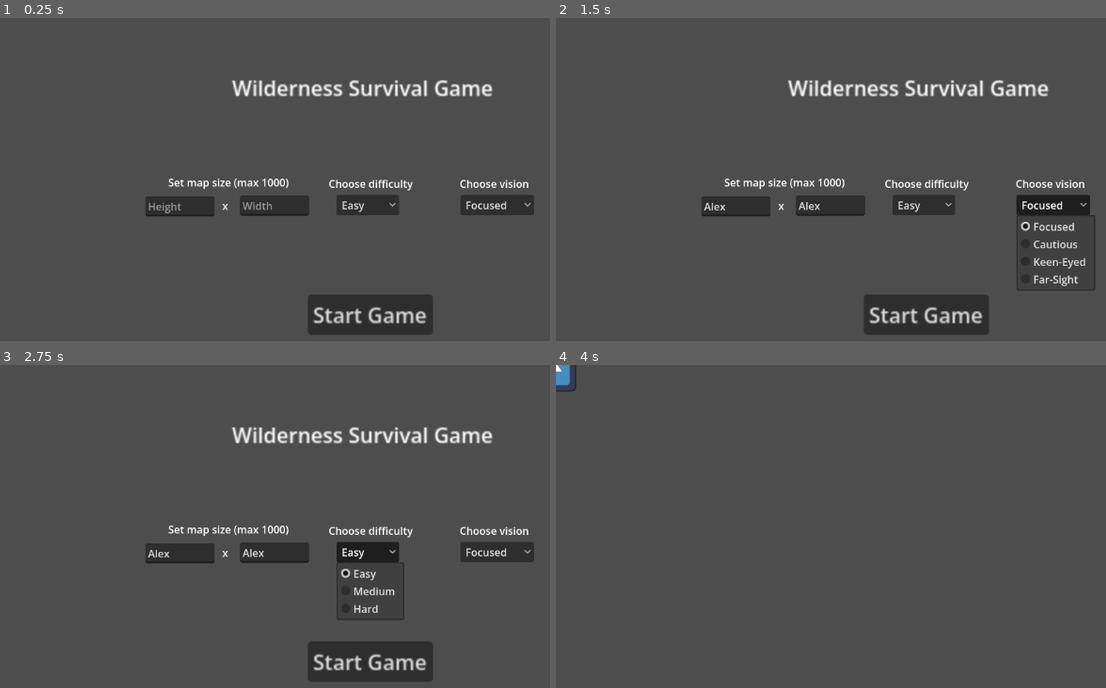
Above: before the commit, frames 1-4 (two rows, left to right).
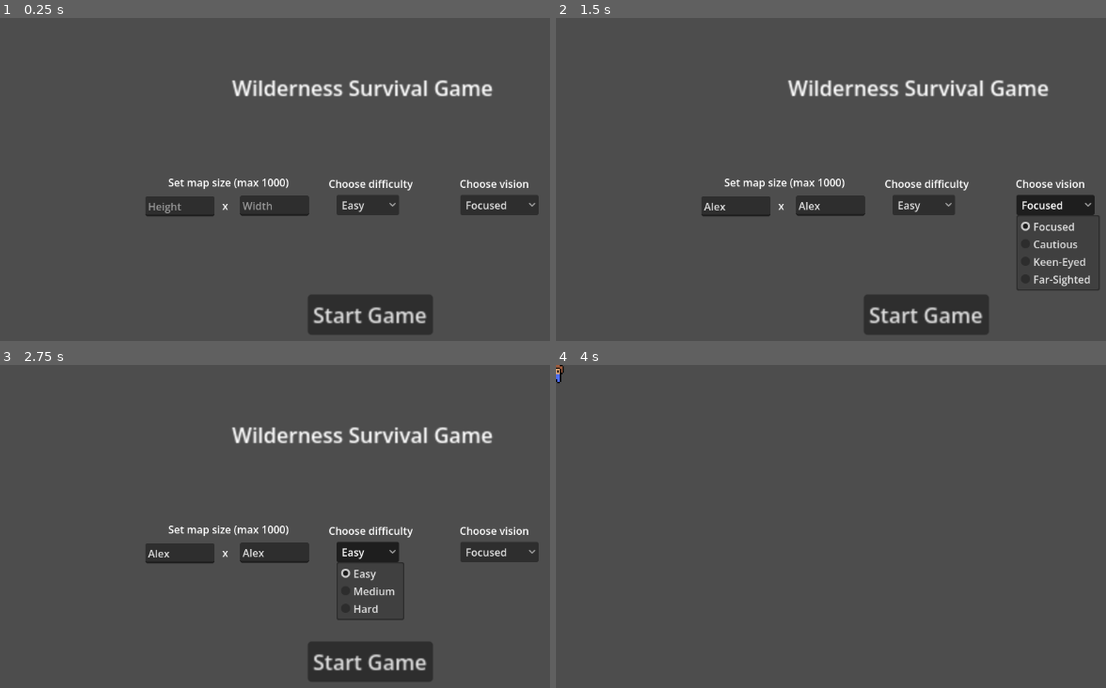
Above: after the commit, the same moments.

Repository: MLJoson/CS_3560_Final_WSS
Game: Godot game, scene res://Scenes/StartMenu.tscn
Two runs of this game, one before a commit and one after it. Both use one fixed random seed, a clock stepped at 60 frames per second and the inputs below. The engine's default icon, where the game draws it, is replaced by a stand-in: a white triangle on a blue panel in a dark square.
Inputs (mouse positions are in pixels of both pictures, inside the frame that each line leads up to):
- Up to frame 1 (0.25 s): no input
- Up to frame 2 (1.5 s): click (737, 205) at 0.52 s; type "Alex" at 0.6 s; click (831, 205) at 0.75 s; type "Alex" at 0.83 s; click "Focused" at 1.25 s
- Up to frame 3 (2.75 s): click "Easy" at 2 s
- Up to frame 4 (4 s): click "Easy" at 2.75 s; click "Start Game" at 3.5 s

The runs differ from the first frame. In frame 1, less than 0.1% of the frame differs, in the area x 95-98%, y 54-62%; in frame 2, 0.1%; in frame 3, less than 0.1%; in frame 4, 0.2%, in the area x 0-4%, y 0-9%.

Commit message:
Added item grabbing, fixed vision, playerstats, updated sprite

Diff:
--- a/wss/Assets/FOOD.tscn
+++ b/wss/Assets/FOOD.tscn
@@ -1,6 +1,8 @@
 [gd_scene format=3 uid="uid://pmu632p6pthq"]
 
 [ext_resource type="Texture2D" uid="uid://db01bqmoyqmu4" path="res://Assets/Textures/pixil-frame-0 (4).png" id="1_k404l"]
+[ext_resource type="Script" uid="uid://cq5bdvy4jn268" path="res://Scripts/appleIten.gd" id="2_jall8"]
 
 [node name="Food" type="Sprite2D" unique_id=1223849742]
 texture = ExtResource("1_k404l")
+script = ExtResource("2_jall8")
--- a/wss/Assets/GOLD.tscn
+++ b/wss/Assets/GOLD.tscn
@@ -1,6 +1,8 @@
 [gd_scene format=3 uid="uid://im0x4mufdgio"]
 
 [ext_resource type="Texture2D" uid="uid://ckj6heapihgjt" path="res://Assets/Textures/pixil-frame-0 (6).png" id="1_f0ccu"]
+[ext_resource type="Script" uid="uid://dxvmiispy36ot" path="res://Scripts/goldItem.gd" id="2_bgoyr"]
 
 [node name="Gold" type="Sprite2D" unique_id=1223849742]
 texture = ExtResource("1_f0ccu")
+script = ExtResource("2_bgoyr")
--- a/wss/Assets/WATER.tscn
+++ b/wss/Assets/WATER.tscn
@@ -1,6 +1,8 @@
 [gd_scene format=3 uid="uid://dk77wpr0k8uti"]
 
 [ext_resource type="Texture2D" uid="uid://d3dba3lhjlo1b" path="res://Assets/Textures/pixil-frame-0 (5).png" id="1_mfx1y"]
+[ext_resource type="Script" uid="uid://d0pkuctbt2if1" path="res://Scripts/waterItem.gd" id="2_813e6"]
 
 [node name="Water" type="Sprite2D" unique_id=1223849742]
 texture = ExtResource("1_mfx1y")
+script = ExtResource("2_813e6")
--- a/wss/Assets/thePlayer.tscn
+++ b/wss/Assets/thePlayer.tscn
@@ -1,7 +1,7 @@
 [gd_scene format=3 uid="uid://csdy0bqtvnsv7"]
 
 [ext_resource type="Script" uid="uid://dbuyfmbxupixr" path="res://Scripts/theBrain.gd" id="1_eibng"]
-[ext_resource type="Texture2D" uid="uid://mxip60t6xl2f" path="res://icon.svg" id="1_pyyld"]
+[ext_resource type="Texture2D" uid="uid://c35pn0p8fiws7" path="res://Assets/Textures/pixil-frame-0 (7).png" id="2_eibng"]
 
 [sub_resource type="RectangleShape2D" id="RectangleShape2D_vrt7q"]
 size = Vector2(50, 50)
@@ -13,5 +13,4 @@
 shape = SubResource("RectangleShape2D_vrt7q")
 
 [node name="Sprite2D" type="Sprite2D" parent="." unique_id=764523882]
-scale = Vector2(0.5, 0.5)
-texture = ExtResource("1_pyyld")
+texture = ExtResource("2_eibng")
--- a/wss/Scenes/StartMenu.tscn
+++ b/wss/Scenes/StartMenu.tscn
@@ -113,7 +113,7 @@
 popup/item_1/id = 1
 popup/item_2/text = "Keen-Eyed"
 popup/item_2/id = 2
-popup/item_3/text = "Far-Sight"
+popup/item_3/text = "Far-Sighted"
 popup/item_3/id = 3
 
 [connection signal="pressed" from="Button" to="." method="_on_button_pressed"]
--- a/wss/Scenes/theMap.tscn
+++ b/wss/Scenes/theMap.tscn
@@ -1,6 +1,6 @@
 [gd_scene format=3 uid="uid://cddut0bxrbb15"]
 
-[ext_resource type="Script" uid="uid://b05tuk16rdkj1" path="res://Scenes/the_map.gd" id="1_l1tcm"]
+[ext_resource type="Script" uid="uid://b05tuk16rdkj1" path="res://Scripts/the_map.gd" id="1_l1tcm"]
 [ext_resource type="Script" uid="uid://dylu7bsvv65ls" path="res://Scripts/camera_2d.gd" id="2_el780"]
 
 [node name="Node2D" type="Node2D" unique_id=245022687]
--- /dev/null
+++ b/wss/Scripts/appleIten.gd
@@ -0,0 +1,4 @@
+extends "res://Scripts/item.gd"
+
+func apply_effect():
+	Player.food += 10
--- a/wss/Scripts/global_settings.gd
+++ b/wss/Scripts/global_settings.gd
@@ -4,6 +4,7 @@
 var map_height = 20
 var difficulty = ""
 var vision = ""
+
 
 #check user intput
 func get_valid_size(text):
@@ -20,6 +21,7 @@
 	return value
 
 func _on_button_pressed() -> void:
+	Player.reset()
 	var width = get_valid_size($widthText.text)
 	var height = get_valid_size($heightText.text)
 
--- /dev/null
+++ b/wss/Scripts/goldItem.gd
@@ -0,0 +1,4 @@
+extends "res://Scripts/item.gd"
+
+func apply_effect():
+	Player.gold += 1
--- /dev/null
+++ b/wss/Scripts/item.gd
@@ -0,0 +1,11 @@
+extends Node2D
+#This program is the main class for collecting items and updating player stats
+
+#Called when player collects the item
+func collect():
+	apply_effect()
+	queue_free()  # remove item from scene
+
+#To be overridden by child scripts
+func apply_effect():
+	pass
--- a/wss/Scripts/player.gd
+++ b/wss/Scripts/player.gd
@@ -1,14 +1,50 @@
-extends CharacterBody2D
+extends Node
 
-class_name player
 
-#max stats
-var maxStrength
-var maxWater
-var maxFood
+#Setting player stats
+var MAX_STRENGTH: int = 100
+var MAX_FOOD: int = 50
+var MAX_WATER: int = 50
 
-#current stats
-var currStrength
-var currWater
-var currFood
-var currGold
+var strength: int = 100 #may use this
+var food: int = 25
+var water: int = 25
+var gold: int = 0
+
+func apply_movement_cost(terrain):
+	match terrain:
+		0: #GRASS
+			strength -= 1
+			water -= 1
+			food -= 1
+
+		1: #DESERT
+			strength -= 2
+			food -= 2
+			water -= 3
+
+		2: #MOUNTAIN
+			strength -= 3
+			food -= 3
+			water -= 1
+
+		3: #SWAMP
+			strength -= 2
+			water -= 2
+			food -= 2
+
+	#in the event the player goes under
+	strength = max(strength, 0)
+	food = max(food, 0)
+	water = max(water, 0)
+	print("Strenght: ", strength)
+	print("Food: ", food)
+	print("Water ", water)
+
+
+#Resets when game resets
+func reset():
+	strength = 100 #may use this
+	food = 25
+	water = 25
+	gold = 0
--- a/wss/Scripts/theBrain.gd
+++ b/wss/Scripts/theBrain.gd
@@ -11,21 +11,21 @@
 
 	match vision_type:
 		"Focused":
-			vision_range = 2
+			vision_range = 1
 			directions = [
 				Vector2i(1,0),
 				Vector2i(1,1),
 				Vector2i(1,-1)
 			]
 		"Cautious":
-			vision_range = 4
+			vision_range = 1
 			directions = [
 				Vector2i(1,0),
 				Vector2i(0,1),
 				Vector2i(0,-1)
 			]
 		"Keen-Eyed":
-			vision_range = 6
+			vision_range = 1
 			directions = [
 				Vector2i(1,0),
 				Vector2i(0,1),
@@ -35,7 +35,7 @@
 				Vector2i(2,0)
 			]
 		"Far-Sighted":
-			vision_range = 8
+			vision_range = 1
 			directions = [
 				Vector2i(1,0),
 				Vector2i(0,1),
@@ -94,21 +94,49 @@
 	var direction = (target_pos - position).normalized()
 	position += direction * speed * delta
 
-	# Snap when close enough
+	#Snap when close enough
 	if position.distance_to(target_pos) < 5:
 		position = target_pos
 		path.pop_front() # move to next tile
+		collect_item_at_tile(target_tile)
+		apply_movement_cost(target_tile)
 		get_parent().update_visibility()
+
+#get the movement cost of the movement per step
+func apply_movement_cost(tile_pos: Vector2i):
+	var map = get_parent()
+	var terrain = map.map[tile_pos.x][tile_pos.y]
+	Player.apply_movement_cost(terrain)
+
+#get the visible and clickable tiles
+func get_visible_offsets():
+	var tiles = []
+
+	for dir in directions:
+		for i in range(1, vision_range + 1):
+			var base = dir * i
+			tiles.append(base)
+
+			# widen shape
+			tiles.append(base + Vector2i(0,1))
+			tiles.append(base + Vector2i(0,-1))
+
+	return tiles
 
 func is_tile_visible(player_pos: Vector2i, tile_pos: Vector2i) -> bool:
 	var diff = tile_pos - player_pos
+	return diff in get_visible_offsets()
 
-	for dir in directions:
-		# check if tile is in same general direction
-		if sign(diff.x) == sign(dir.x) and sign(diff.y) == sign(dir.y):
+#collect and item if there is one
+func collect_item_at_tile(tile_pos: Vector2i):
+	var map = get_parent()
 
-			# allow same row/col diagonal grouping
-			if abs(diff.x) <= vision_range and abs(diff.y) <= vision_range:
-				return true
+	# loop through children to find items at this tile
+	for child in map.get_children():
+		if child is Node2D:
+			var child_tile = Vector2i(
+				int(child.position.x / tile_size),
+				int(child.position.y / tile_size))
 
-	return false
+			if child_tile == tile_pos and child.has_method("collect"):
+				child.collect()
--- a/wss/Scripts/tileObject.gd
+++ b/wss/Scripts/tileObject.gd
@@ -4,6 +4,7 @@
 
 var grid_pos: Vector2i
 
+#gives the tile position to the player to move to
 func _on_button_pressed():
 	grid_pos = Vector2i(position.x / 50, position.y / 50)
 	emit_signal("tile_clicked", grid_pos)
@@ -14,5 +15,5 @@
 		modulate = Color(1,1,1) # normal
 		$Button.disabled = false
 	else:
-		modulate = Color(0.2,0.2,0.2) # dark/clouded
+		modulate = Color(0,0,0) # dark/clouded
 		$Button.disabled = true
--- /dev/null
+++ b/wss/Scripts/waterItem.gd
@@ -0,0 +1,4 @@
+extends "res://Scripts/item.gd"
+
+func apply_effect():
+	Player.water += 10
--- a/wss/project.godot
+++ b/wss/project.godot
@@ -18,6 +18,7 @@
 [autoload]
 
 Global="*uid://osfm8gt0htis"
+Player="*uid://ddqwl5jkqr6qs"
 
 [physics]
 
Binary file added: wss/Assets/Textures/pixil-frame-0 (7).png
Not shown, added: wss/Assets/Textures/pixil-frame-0 (7).png.import
Not shown, added: wss/Scripts/appleIten.gd.uid
Not shown, added: wss/Scripts/goldItem.gd.uid
Not shown, added: wss/Scripts/item.gd.uid
Renamed: wss/Scenes/the_map.gd -> wss/Scripts/the_map.gd
Renamed: wss/Scenes/the_map.gd.uid -> wss/Scripts/the_map.gd.uid
Not shown, added: wss/Scripts/waterItem.gd.uid
